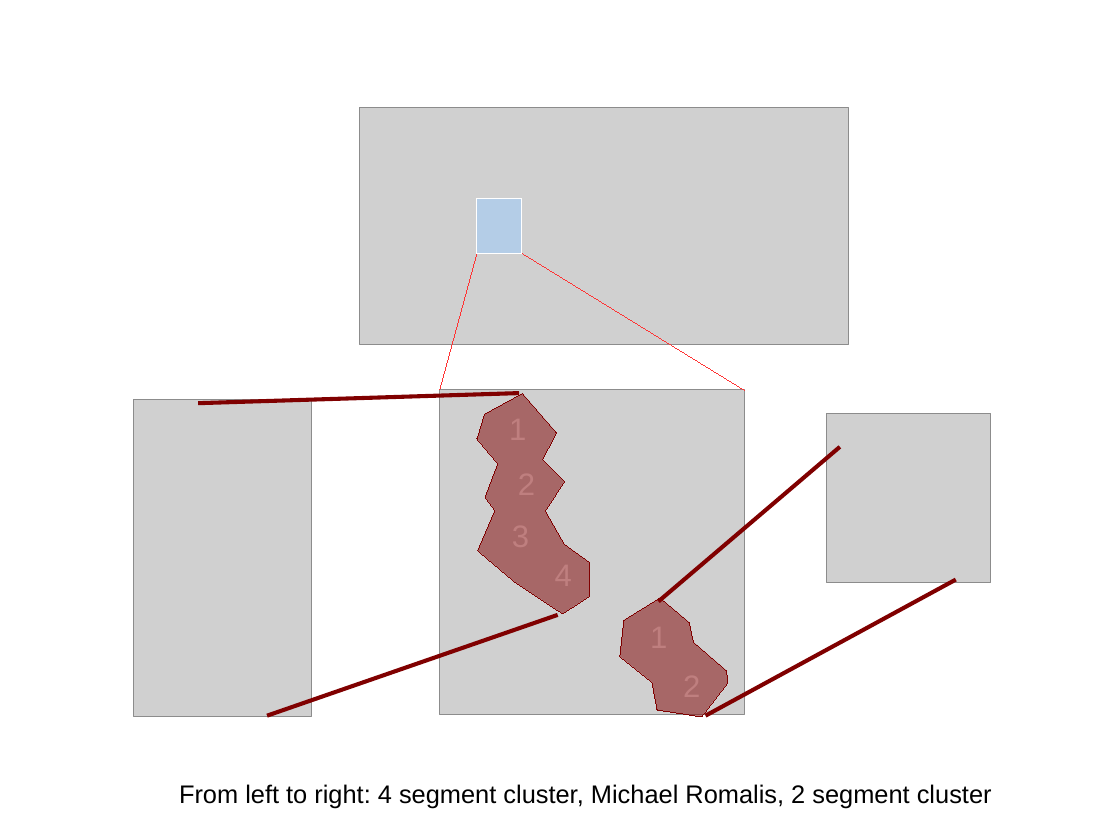
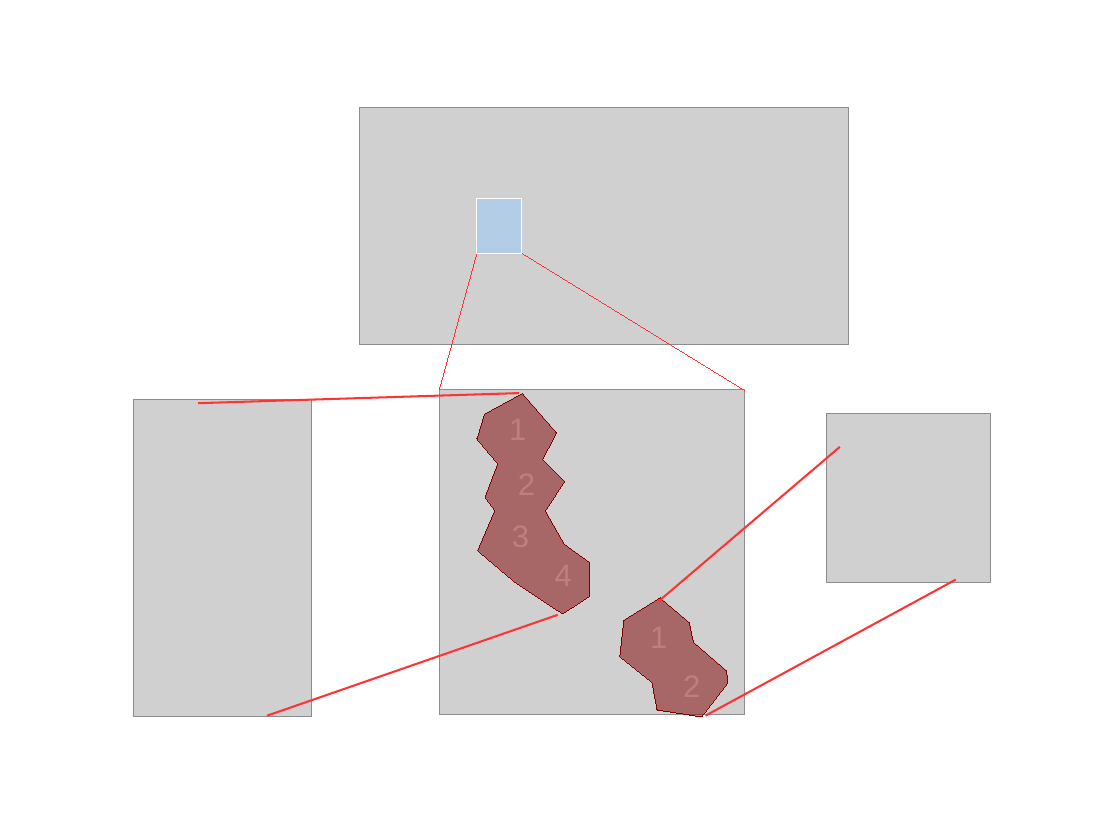
Before and after one commit to mgelbart/encircle-revived, a slide deck: slide 1 of segmentation/documents/fig1.odp. Drawn at 1120x840 pixels with LibreOffice and Linux fonts; fonts in the diff are those of the drawing; grey boxes stand for pictures. Boxes give left, top, right and bottom in pixels: in the first picture for what was removed or moved away, otherwise in the second. Text is boxed around its words. In the diff, an @@ line names an element or a change of style, - is before the commit and + after.

```diff
--- a/segmentation/documents/fig1.odp
+++ b/segmentation/documents/fig1.odp
@@ line (198, 403) - (519, 393): stroke #800000 2.89 pt to #FF3333 1.45 pt @@
@@ line (659, 602) - (841, 447): stroke #800000 2.89 pt to #FF3333 1.45 pt @@
@@ line (705, 715) - (956, 579): stroke #800000 2.89 pt to #FF3333 1.45 pt @@
@@ line (267, 715) - (558, 615): stroke #800000 2.89 pt to #FF3333 1.45 pt @@
@@ text removed at (179, 784, 992, 809) @@
-From left to right: 4 segment cluster, Michael Romalis, 2 segment cluster
```
Also in this commit, not shown: 1 slide added, 1 slide removed, 5 other files.
